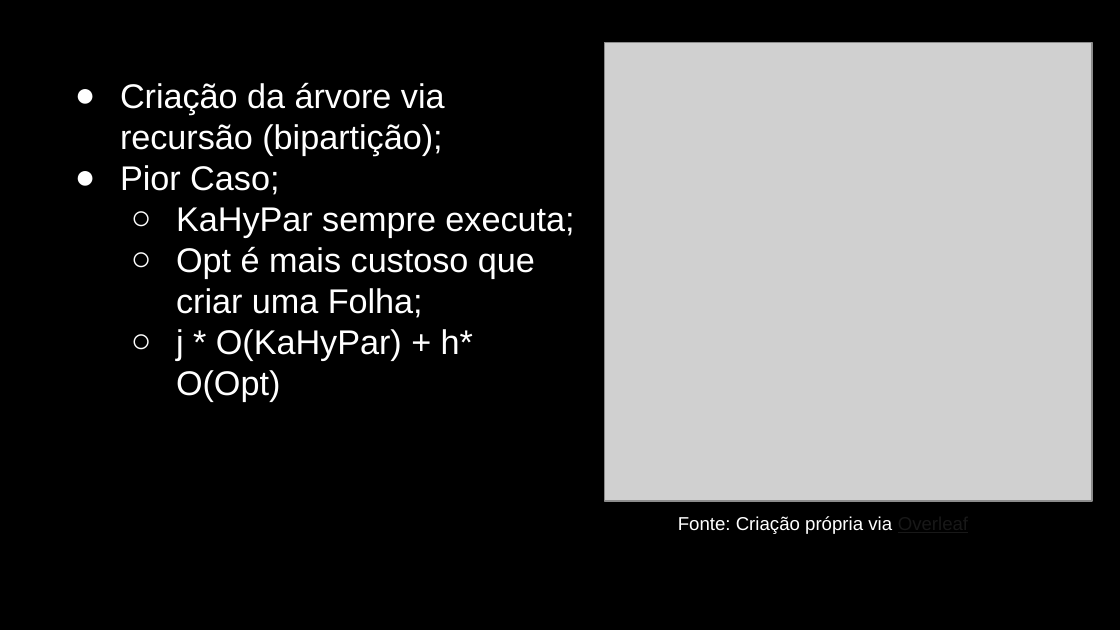
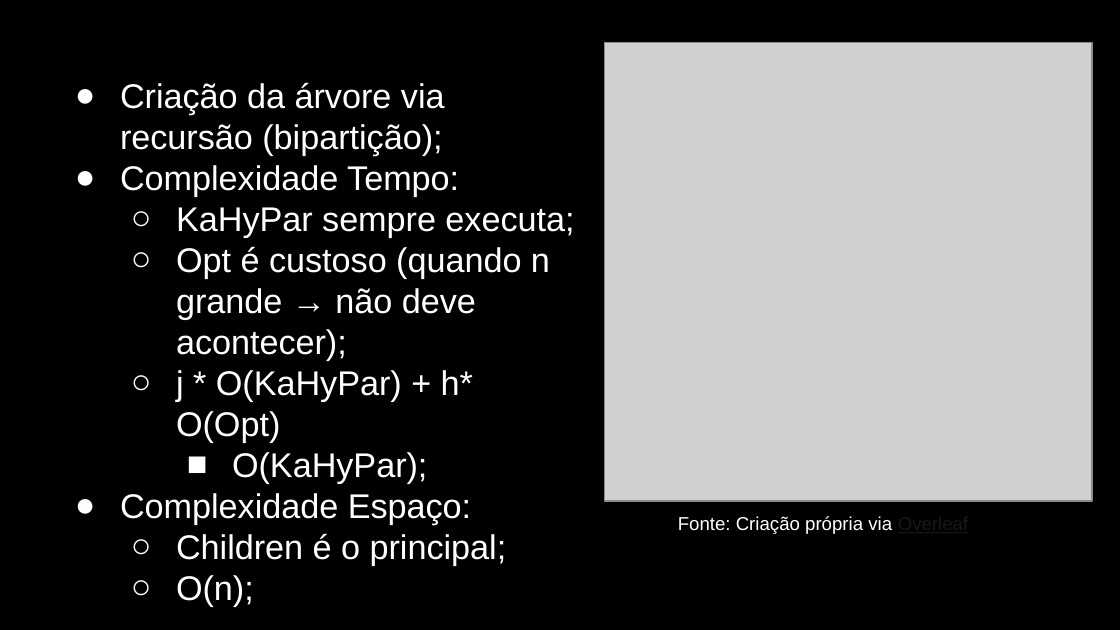
Before and after one commit to Dpbm/mestrado-aulas, a slide deck: slide 28 of algoritmos/projeto-seminario/Seminário.pptx. Drawn at 1120x630 pixels with LibreOffice and Linux fonts; fonts in the diff are those of the drawing; grey boxes stand for pictures. Boxes give left, top, right and bottom in pixels: in the first picture for what was removed or moved away, otherwise in the second. Text is boxed around its words. In the diff, an @@ line names an element or a change of style, - is before the commit and + after.

```diff
--- a/algoritmos/projeto-seminario/Seminário.pptx
+++ b/algoritmos/projeto-seminario/Seminário.pptx
@@ text at (x1=120, y1=165, x2=459, y2=196): text changed @@
-● Pior Caso;
+● Complexidade Tempo:
@@ text at (x1=176, y1=246, x2=550, y2=360): text changed @@
-  ○ Opt é mais custoso que criar uma Folha;
+  ○ Opt é custoso (quando n grande → não deve acontecer);
@@ text at (x1=120, y1=452, x2=507, y2=607): paragraphs added @@
+    ■ O(KaHyPar);
+● Complexidade Espaço:
+  ○ Children é o principal;
+  ○ O(n);
```
Also in this commit, not shown: 12 other slides changed, 2 other files.
